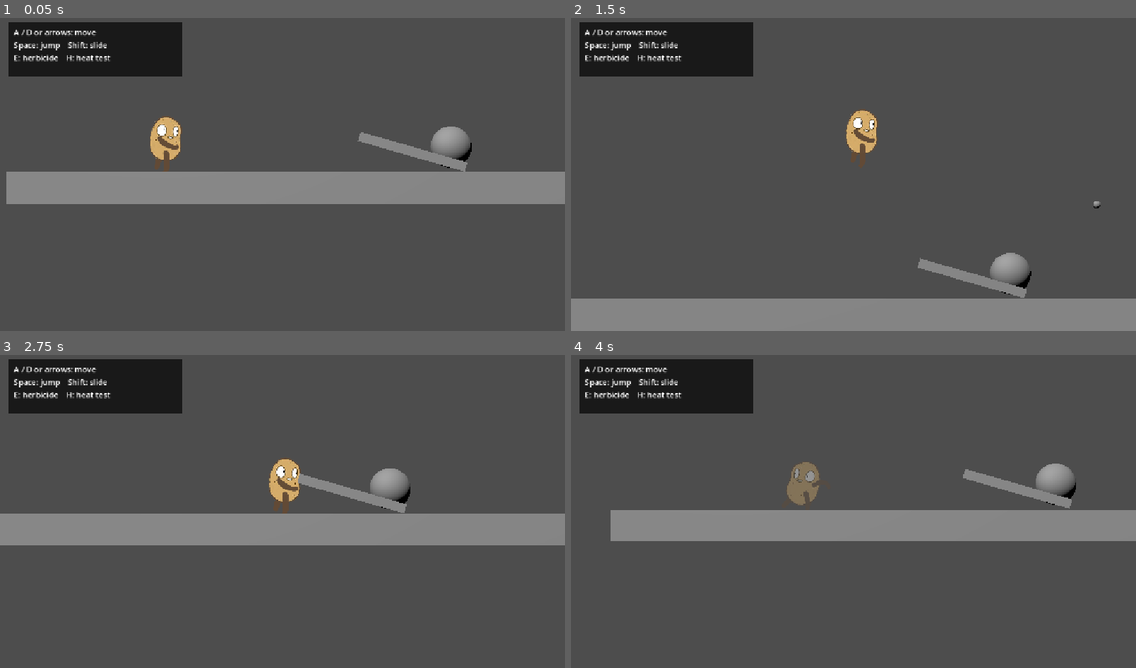
Above: before the commit, frames 1-4 (two rows, left to right).
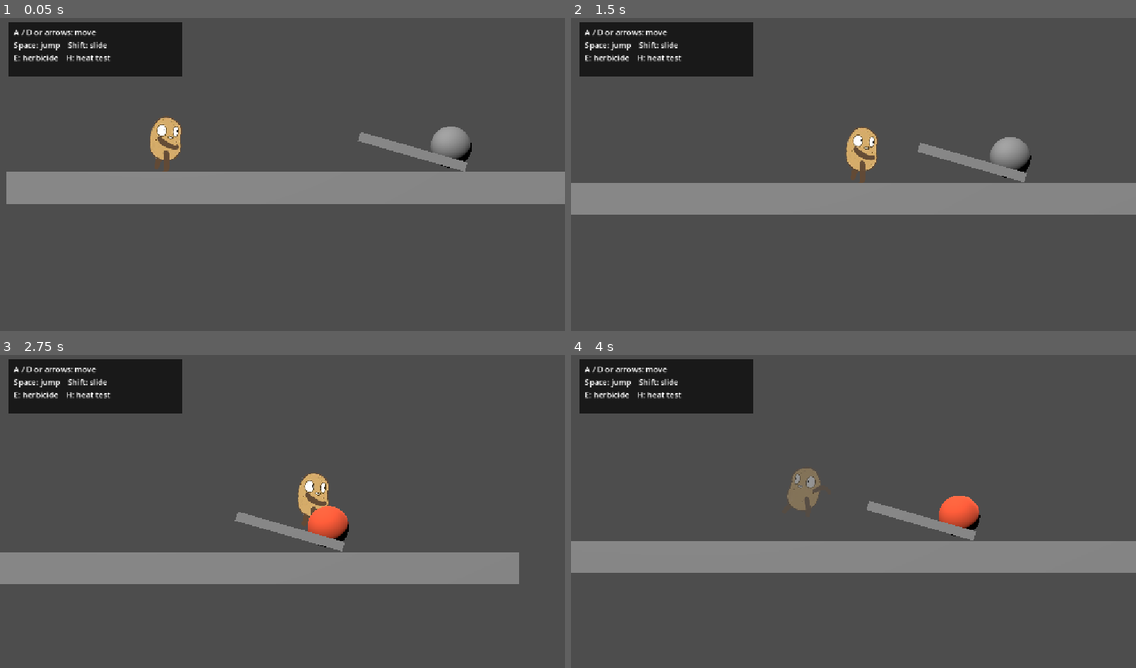
Above: after the commit, the same moments.

Repository: nicolasbuelvas/IAdashems
Game: Godot game, scene res://player/test_player.tscn
Same seed, same stepped clock (60 frames per second), same inputs: the game is played once before the commit and once after it.
Inputs (mouse positions are in pixels of both pictures, inside the frame that each line leads up to):
- Up to frame 1 (0.05 s): no input
- Up to frame 2 (1.5 s): tap Enter (ui_accept) at 0.5, 0.77 s; move the mouse to (977, 155) at 0.52 s; hold Right (ui_right) 0.53-1.25 s; hold Space 0.53-1.25 s; click (977, 155) at 0.67 s; tap E at 0.8 s; drag from (740, 187) to (825, 237) at 1.27 s
- Up to frame 3 (2.75 s): move the mouse to (339, 439) at 2.02 s; hold Right (ui_right) from 2.03 s (still down); hold Space from 2.03 s (still down); tap E at 2.3 s
- Up to frame 4 (4 s): release Right (ui_right) at 2.75 s; release Space at 2.75 s; drag from (825, 574) to (684, 461) at 2.77 s; move the mouse to (1023, 558) at 3.52 s; hold Left (ui_left) from 3.53 s (still down); tap Shift at 3.6 s; tap Enter (ui_accept) at 3.77 s; tap E at 3.8 s

The runs differ from the first frame. In frame 1, less than 0.1% of the frame differs, in the area x 26-32%, y 31-46%; in frame 2, 23%, in the area x 0-100%, y 29-100%; in frame 3, 21%; in frame 4, 21%.

Commit message:
[AI] feat: mejorar sensación de salto, dash y acciones del jugador

Diff:
--- a/player/player.gd
+++ b/player/player.gd
@@ -8,9 +8,12 @@
 const _FALLBACK_JUMP_VELOCITY := 9.0
 const _FALLBACK_MAX_HP := 3
 const _FALLBACK_IFRAMES := 1.0
-const _FALLBACK_SLIDE_DURATION := 0.5
+const _FALLBACK_SLIDE_DURATION := 0.65
 const _FALLBACK_SLIDE_COOLDOWN := 0.6
 const _FALLBACK_SLIDE_SPEED := 11.0
+const _PLAYER_GRAVITY_SCALE := 2.25
+const _FALL_GRAVITY_MULTIPLIER := 1.35
+const _JUMP_RELEASE_GRAVITY_MULTIPLIER := 1.35
 const _FALLBACK_HERBICIDE_SPEED := 14.0
 const _FALLBACK_HERBICIDE_COOLDOWN := 5.0
 const _HERBICIDE_SCENE: PackedScene = preload("res://player/herbicide.tscn")
@@ -32,6 +35,8 @@
 var _hp: int = _FALLBACK_MAX_HP
 var _gravity: float = ProjectSettings.get_setting("physics/3d/default_gravity")
 var _jump_queued: bool = false
+var _jump_started_this_frame: bool = false
+var _herbicide_queued: bool = false
 var _slide_queued: bool = false
 var _facing: float = 1.0
 var _slide_dir: float = 1.0
@@ -44,6 +49,8 @@
 var _blink_on: bool = false
 var _dead: bool = false
 var _visual: GeometryInstance3D
+var _visual_base_scale := Vector3.ONE
+var _visual_tween: Tween
 var _animated_sprite: AnimatedSprite3D
 var _sprite_base_y := 0.0
 var _heat_active := false
@@ -61,6 +68,8 @@
 		_sprite_base_y = _animated_sprite.position.y
 	if _visual == null:
 		_visual = get_node_or_null("MeshInstance3D") as GeometryInstance3D
+	if _visual != null:
+		_visual_base_scale = _visual.scale
 	_apply_game_config()
 	_hp = max_hp
 	_apply_visual()
@@ -76,34 +85,51 @@
 		elif event.physical_keycode == KEY_SHIFT:
 			_slide_queued = true
 		elif event.physical_keycode == KEY_E:
-			_fire_herbicide()
+			_herbicide_queued = true
 
 
 func _physics_process(delta: float) -> void:
+	_jump_started_this_frame = false
 	if not is_on_floor():
-		velocity.y -= _gravity * delta
-
-	if _wants_jump() and is_on_floor():
+		var gravity_multiplier := 1.0
+		if velocity.y < 0.0:
+			gravity_multiplier = _FALL_GRAVITY_MULTIPLIER
+		elif not Input.is_physical_key_pressed(KEY_SPACE):
+			gravity_multiplier = _JUMP_RELEASE_GRAVITY_MULTIPLIER
+		velocity.y -= _gravity * _PLAYER_GRAVITY_SCALE * gravity_multiplier * delta
+
+	if _wants_jump() and not is_sliding() and is_on_floor():
 		velocity.y = jump_velocity
+		_jump_started_this_frame = true
+		_animate_motion_feedback(Vector3(0.92, 1.14, 1.0))
 
 	_update_slide(delta)
 	_update_iframes(delta)
 	_update_herbicide_cooldown(delta)
 	_update_aim_direction()
+	if _herbicide_queued:
+		_herbicide_queued = false
+		_fire_herbicide()
 
 	var input_x := _horizontal_axis()
 	if input_x != 0.0:
 		_facing = signf(input_x)
 
 	if is_sliding():
-		velocity.x = _slide_dir * slide_speed
+		var slide_progress := 1.0 - _slide_time_left / slide_duration
+		var deceleration := smoothstep(0.7, 1.0, slide_progress)
+		var current_slide_speed := lerpf(slide_speed, move_speed, deceleration)
+		velocity.x = _slide_dir * current_slide_speed
 	elif input_x != 0.0:
 		velocity.x = input_x * move_speed
 	else:
 		velocity.x = move_toward(velocity.x, 0.0, move_speed)
 
 	velocity.z = 0.0
+	var was_on_floor := is_on_floor()
 	move_and_slide()
+	if not was_on_floor and is_on_floor():
+		_animate_motion_feedback(Vector3(1.12, 0.86, 1.0))
 	global_position.z = 0.0
 	_update_animation()
 
@@ -139,7 +165,9 @@
 	_hp = max_hp
 	_dead = false
 	_jump_queued = false
+	_jump_started_this_frame = false
 	_slide_queued = false
+	_herbicide_queued = false
 	_slide_time_left = 0.0
 	_slide_cooldown_left = 0.0
 	_herbicide_cooldown_left = 0.0
@@ -168,6 +196,8 @@
 func _try_start_slide() -> void:
 	if is_sliding() or _slide_cooldown_left > 0.0 or _dead:
 		return
+	if not is_on_floor() or _jump_started_this_frame:
+		return
 	var input_x := _horizontal_axis()
 	_slide_dir = signf(input_x) if input_x != 0.0 else _facing
 	if _slide_dir == 0.0:
@@ -189,6 +219,16 @@
 		_iframe_left = 0.0
 		_blink_on = false
 	_apply_visual()
+
+
+func _animate_motion_feedback(target_scale: Vector3) -> void:
+	if _visual == null:
+		return
+	if _visual_tween != null and _visual_tween.is_running():
+		_visual_tween.kill()
+	_visual.scale = _visual_base_scale * target_scale
+	_visual_tween = create_tween()
+	_visual_tween.tween_property(_visual, "scale", _visual_base_scale, 0.16).set_trans(Tween.TRANS_BACK).set_ease(Tween.EASE_OUT)
 
 
 func _apply_visual() -> void:
@@ -257,21 +297,15 @@
 
 
 func _update_aim_direction() -> void:
-	var aim := Vector2.ZERO
-	if Input.is_physical_key_pressed(KEY_A) or Input.is_physical_key_pressed(KEY_LEFT):
-		aim.x -= 1.0
-	if Input.is_physical_key_pressed(KEY_D) or Input.is_physical_key_pressed(KEY_RIGHT):
-		aim.x += 1.0
-	if Input.is_physical_key_pressed(KEY_W) or Input.is_physical_key_pressed(KEY_UP):
-		aim.y += 1.0
-	if Input.is_physical_key_pressed(KEY_S) or Input.is_physical_key_pressed(KEY_DOWN):
-		aim.y -= 1.0
-	if not aim.is_zero_approx():
-		_last_aim_direction = aim.normalized()
+	var aim_x := _horizontal_axis()
+	if aim_x != 0.0:
+		_last_aim_direction = Vector2(signf(aim_x), 0.0)
 
 
 func _fire_herbicide() -> void:
 	if _dead or _herbicide_cooldown_left > 0.0:
+		return
+	if is_sliding() or not is_on_floor() or _jump_started_this_frame:
 		return
 	var projectile := _HERBICIDE_SCENE.instantiate() as Area3D
 	if projectile == null:
Not shown, changed: logs/INDICE_LOGS.md
Not shown, changed: logs/sebastian-marquez.md
